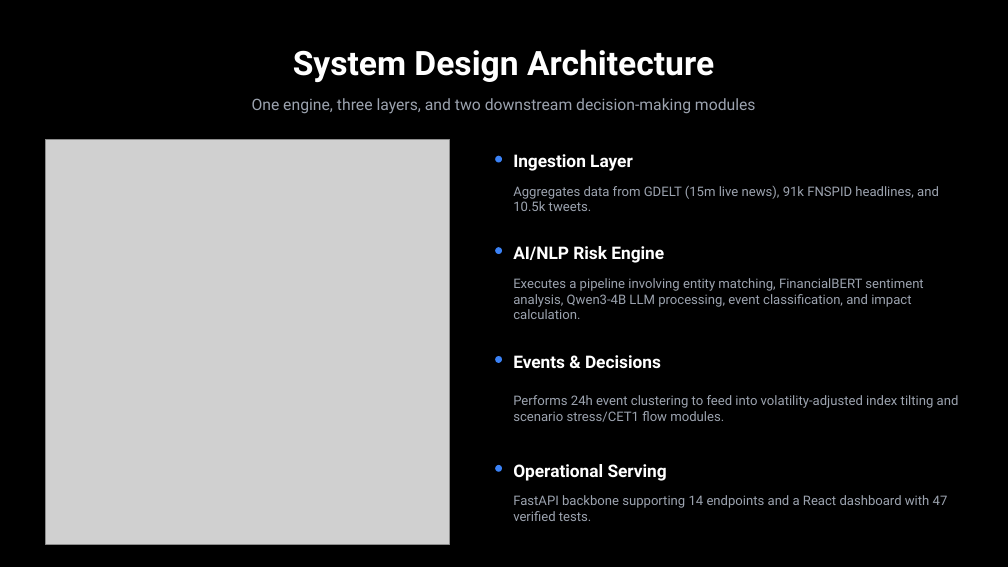
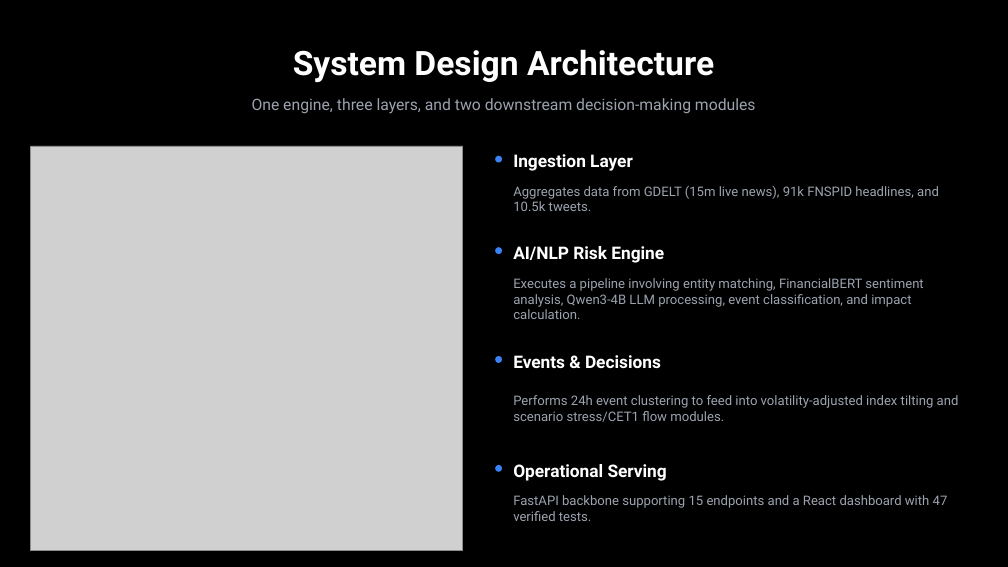
Before and after one commit to SachinGoyal94/TIET-SachinGoyal-Hackathon, a slide deck: slide 3 of docs/presentation.pptx. Drawn at 1008x567 pixels with LibreOffice and Linux fonts; fonts in the diff are those of the drawing; grey boxes stand for pictures. Boxes give left, top, right and bottom in pixels: in the first picture for what was removed or moved away, otherwise in the second. Text is boxed around its words. In the diff, an @@ line names an element or a change of style, - is before the commit and + after.

Commit message:
Deck: apply verified-number corrections and fixed imagery
2,287 bps COVID depletion (per module_b_reverification.json),
15 endpoints (routes.py), unmeasured CPU latency claim dropped,
architecture infographic relabeled to the platform name, model
limitations mock patched to 96.7%.

```diff
--- a/docs/presentation.pptx
+++ b/docs/presentation.pptx
@@ picture resized from (x1=45, y1=140, x2=450, y2=544) to (x1=30, y1=146, x2=463, y2=551) @@
@@ text at (x1=513, y1=495, x2=948, y2=521): text changed @@
-FastAPI backbone supporting 14 endpoints and a React dashboard with 47 verified tests.
+FastAPI backbone supporting 15 endpoints and a React dashboard with 47 verified tests.
```
Also in this commit, not shown: 2 other slides changed, 1 other file.
